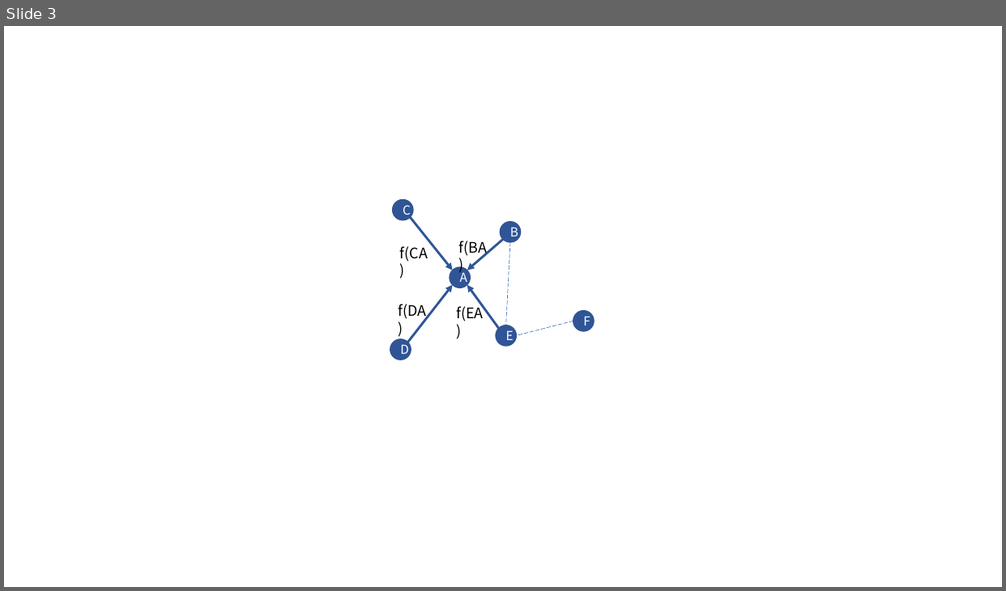
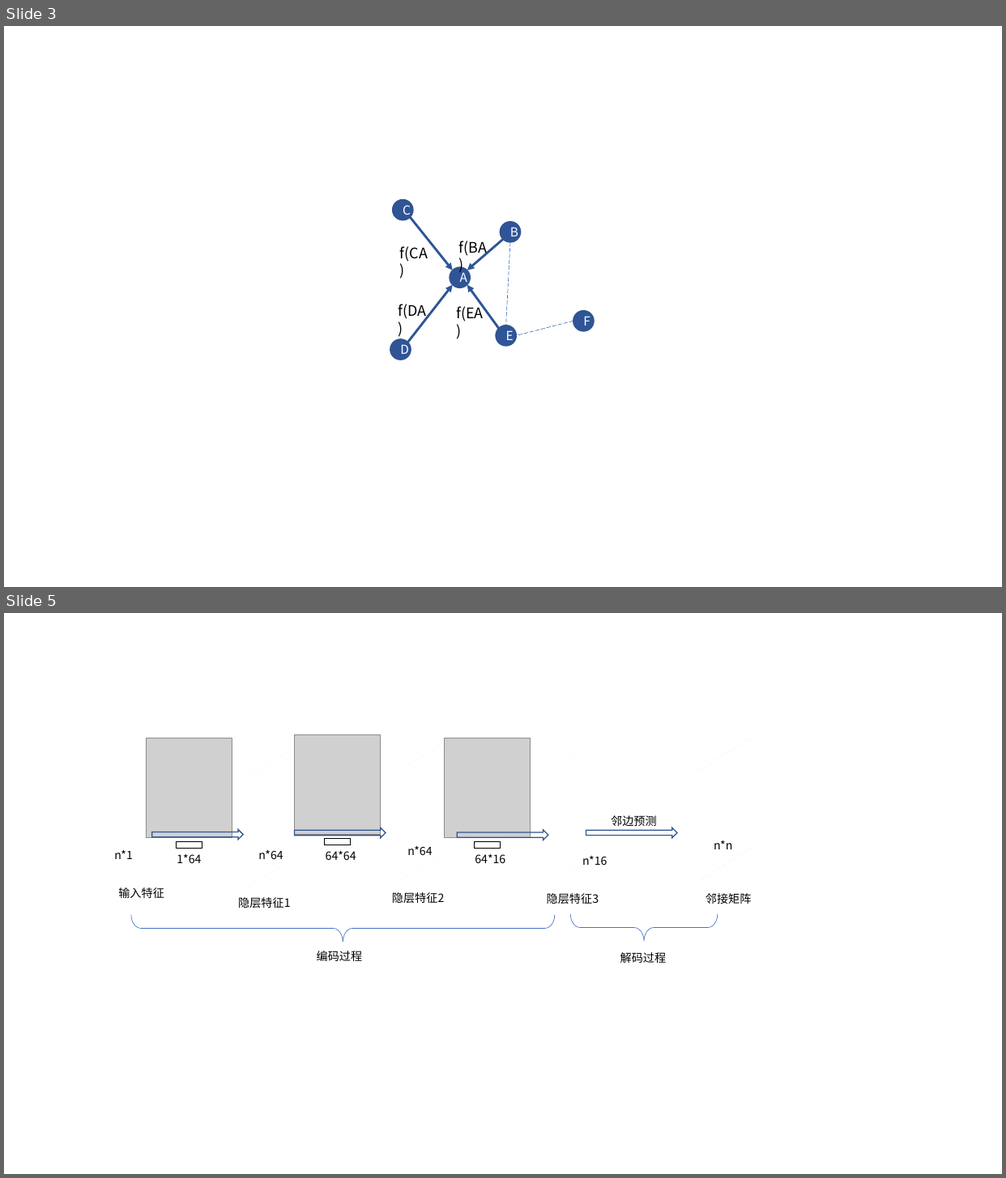
Before and after one commit to hakaorson/file, a slide deck: MineThesis new struct/other/流程图.pptx. Shown one above the other, each under a label of ours: slide 3 before the commit, slides 3 and 5 after it; the slides between them are not shown. The pictures are 1006x591 and 1006x1178 pixels, drawn with LibreOffice and Linux fonts; fonts in the diff are those of the drawing; grey boxes stand for pictures. Boxes give left, top, right and bottom in pixels: in the first picture for what was removed or moved away, otherwise in the second. Text is boxed around its words. In the diff, an @@ line names an element or a change of style, - is before the commit and + after.

```diff
--- a/MineThesis new struct/other/流程图.pptx
+++ b/MineThesis new struct/other/流程图.pptx
@@ slide 5 added at <box>4,613,1002,1174</box>, background #FFFFFF @@
@@ rectangle added at <box>136,756,146,872</box>, outline #000000 1 pt @@
@@ picture added at <box>147,738,232,837</box> @@
@@ rectangle added at <box>372,756,469,871</box>, outline #000000 1 pt @@
@@ picture added at <box>444,738,530,837</box> @@
@@ rectangle added at <box>544,757,589,873</box>, outline #000000 1 pt @@
@@ rectangle added at <box>663,752,786,867</box>, outline #000000 1 pt @@
@@ rectangle added at <box>221,761,318,876</box>, outline #000000 1 pt @@
@@ right arrow added at <box>152,829,244,840</box>, outline #325491 1 pt @@
@@ group added at <box>295,735,386,860</box>: 1 picture, 1 rectangle, 1 text, 1 right arrow @@
+64*64
@@ right arrow added at <box>457,830,548,841</box>, outline #325491 1 pt @@
@@ right arrow added at <box>586,828,678,838</box>, outline #325491 1 pt @@
@@ text added at <box>611,815,657,826</box>, 11 pt, text #000000 @@
+邻边预测
@@ text added at <box>114,850,133,859</box>, 11 pt, text #000000 @@
+n*1
@@ rectangle added at <box>177,842,202,849</box>, outline #000000 1 pt @@
@@ text added at <box>177,854,201,863</box>, 11 pt, text #000000 @@
+1*64
@@ text added at <box>258,850,283,859</box>, 11 pt, text #000000 @@
+n*64
@@ text added at <box>407,845,432,855</box>, 11 pt, text #000000 @@
+n*64
@@ rectangle added at <box>474,842,501,849</box>, outline #000000 1 pt @@
@@ text added at <box>475,854,505,863</box>, 11 pt, text #000000 @@
+64*16
@@ text added at <box>714,841,732,850</box>, 11 pt, text #000000 @@
+n*n
@@ text added at <box>582,856,607,865</box>, 11 pt, text #000000 @@
+n*16
@@ text added at <box>118,888,164,898</box>, 11 pt, text #000000 @@
+输入特征
@@ text added at <box>238,897,291,908</box>, 11 pt, text #000000 @@
+隐层特征1
@@ text added at <box>392,892,445,903</box>, 11 pt, text #000000 @@
+隐层特征2
@@ text added at <box>547,893,599,904</box>, 11 pt, text #000000 @@
+隐层特征3
@@ text added at <box>705,893,752,904</box>, 11 pt, text #000000 @@
+邻接矩阵
@@ left brace added at <box>131,915,555,943</box>, outline #4472C4 0.5 pt @@
@@ left brace added at <box>570,914,718,941</box>, outline #4472C4 0.5 pt @@
@@ text added at <box>317,951,363,961</box>, 11 pt, text #000000 @@
+编码过程
@@ text added at <box>620,952,667,963</box>, 11 pt, text #000000 @@
+解码过程
```
Also in this commit, not shown: 1 slide changed, 5 other files.
